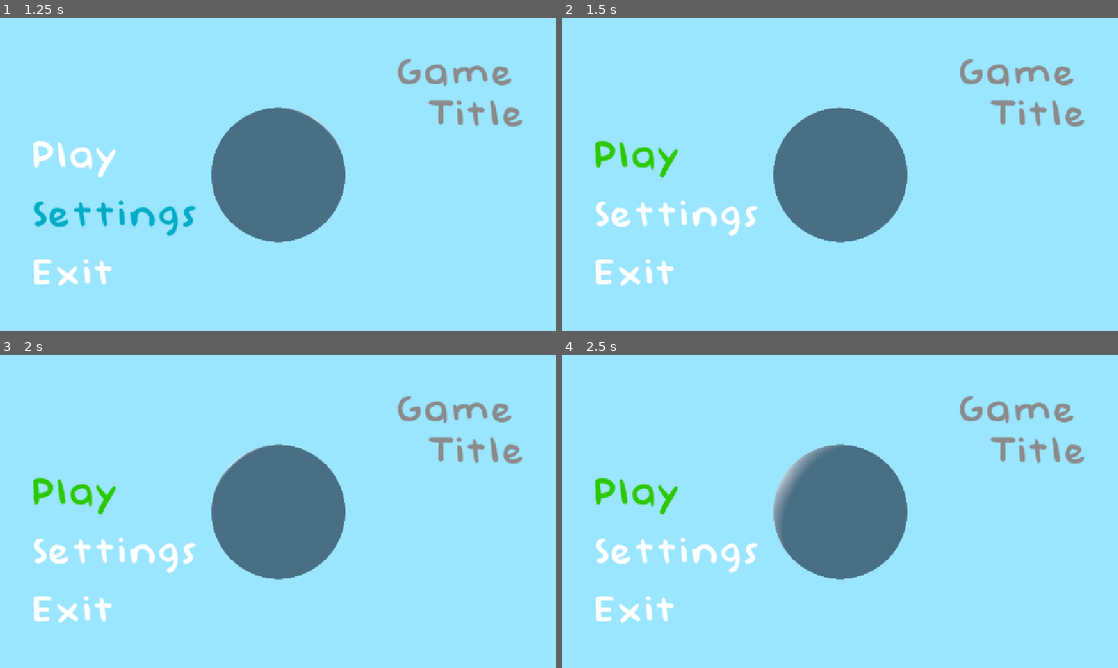
Above: before the commit, frames 1-4 (two rows, left to right).
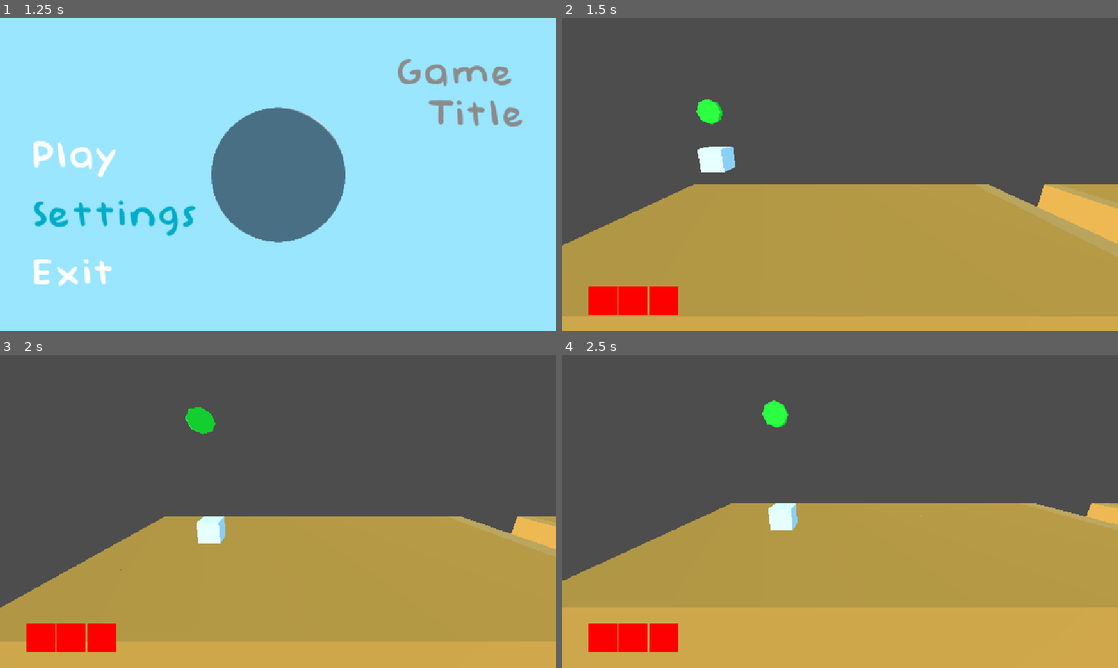
Above: after the commit, the same moments.

Repository: Nof-va/13dt1-nofo
Game: Godot game, scene res://Scenes/main_menu.tscn
Two runs of this game, one before a commit and one after it. Both use one fixed random seed, a clock stepped at 60 frames per second and the inputs below.
Inputs (mouse positions are in pixels of both pictures, inside the frame that each line leads up to):
- Up to frame 1 (1.25 s): click "Settings" at 0.5 s
- Up to frame 2 (1.5 s): click "Play" at 1.25 s
- Up to frame 3 (2 s): no input
- Up to frame 4 (2.5 s): click (634, 495) at 2 s, where only the run before the commit has a clickable "Play"

Frame 1 is identical in both runs. In frame 2, 100% of the frame differs, in the area x 0-100%, y 0-100%; in frame 3, 100%; in frame 4, 100%.

Commit message:
Code conventions 1 + menu

Diff:
--- a/13dt1-big-project/Scenes/in_game_menu.tscn
+++ b/13dt1-big-project/Scenes/in_game_menu.tscn
@@ -18,6 +18,7 @@
 [node name="CanvasLayer" type="CanvasLayer"]
 process_mode = 3
 script = ExtResource("2_2rnyg")
+main_menu = "main_menu.tscn"
 
 [node name="Control" type="Control" parent="."]
 layout_mode = 3
@@ -80,28 +81,6 @@
 custom_minimum_size = Vector2(0, 37.67)
 layout_mode = 2
 
-[node name="Checkpointbtn" type="Button" parent="Control/VBoxContainer"]
-layout_mode = 2
-size_flags_horizontal = 4
-size_flags_vertical = 0
-theme_override_colors/font_hover_pressed_color = Color(0, 0.424667, 0.49, 1)
-theme_override_colors/font_hover_color = Color(0, 0.676, 0.78, 1)
-theme_override_colors/font_color = Color(1, 1, 1, 1)
-theme_override_colors/font_pressed_color = Color(0.62, 0.949333, 1, 1)
-theme_override_fonts/font = ExtResource("1_2rnyg")
-theme_override_font_sizes/font_size = 70
-theme_override_styles/focus = SubResource("StyleBoxEmpty_ucpqp")
-theme_override_styles/disabled = SubResource("StyleBoxEmpty_ixq06")
-theme_override_styles/hover_pressed = SubResource("StyleBoxEmpty_4dmst")
-theme_override_styles/hover = SubResource("StyleBoxEmpty_x3jqx")
-theme_override_styles/pressed = SubResource("StyleBoxEmpty_fu121")
-theme_override_styles/normal = SubResource("StyleBoxEmpty_lgl56")
-text = "Restart From Checkpoint"
-
-[node name="MarginContainer4" type="MarginContainer" parent="Control/VBoxContainer"]
-custom_minimum_size = Vector2(0, 37.67)
-layout_mode = 2
-
 [node name="Restartbtn" type="Button" parent="Control/VBoxContainer"]
 layout_mode = 2
 size_flags_horizontal = 4
@@ -121,6 +100,28 @@
 text = "Restart Level"
 
 [node name="MarginContainer2" type="MarginContainer" parent="Control/VBoxContainer"]
+custom_minimum_size = Vector2(0, 37.67)
+layout_mode = 2
+
+[node name="Checkpointbtn" type="Button" parent="Control/VBoxContainer"]
+layout_mode = 2
+size_flags_horizontal = 4
+size_flags_vertical = 0
+theme_override_colors/font_hover_pressed_color = Color(0, 0.424667, 0.49, 1)
+theme_override_colors/font_hover_color = Color(0, 0.676, 0.78, 1)
+theme_override_colors/font_color = Color(1, 1, 1, 1)
+theme_override_colors/font_pressed_color = Color(0.62, 0.949333, 1, 1)
+theme_override_fonts/font = ExtResource("1_2rnyg")
+theme_override_font_sizes/font_size = 70
+theme_override_styles/focus = SubResource("StyleBoxEmpty_ucpqp")
+theme_override_styles/disabled = SubResource("StyleBoxEmpty_ixq06")
+theme_override_styles/hover_pressed = SubResource("StyleBoxEmpty_4dmst")
+theme_override_styles/hover = SubResource("StyleBoxEmpty_x3jqx")
+theme_override_styles/pressed = SubResource("StyleBoxEmpty_fu121")
+theme_override_styles/normal = SubResource("StyleBoxEmpty_lgl56")
+text = "Return To Main Menu"
+
+[node name="MarginContainer4" type="MarginContainer" parent="Control/VBoxContainer"]
 custom_minimum_size = Vector2(0, 37.67)
 layout_mode = 2
 
--- a/13dt1-big-project/Scenes/main_menu.tscn
+++ b/13dt1-big-project/Scenes/main_menu.tscn
@@ -1,8 +1,9 @@
-[gd_scene load_steps=11 format=3 uid="uid://rs6de330fq8m"]
+[gd_scene load_steps=12 format=3 uid="uid://rs6de330fq8m"]
 
 [ext_resource type="PackedScene" uid="uid://ytmbd0mmgf1v" path="res://Scenes/main_menu_background.tscn" id="1_2cdya"]
 [ext_resource type="Script" uid="uid://dvj1gp3c7m7hh" path="res://Scripts/main_menu.gd" id="1_tf75a"]
 [ext_resource type="FontFile" uid="uid://btb3f2dkr6xkn" path="res://Assets/Fonts/Baby Doll.ttf" id="2_0x5qc"]
+[ext_resource type="PackedScene" uid="uid://3t18mjro8ddi" path="res://Scenes/tut_movement.tscn" id="2_ce3w2"]
 
 [sub_resource type="Environment" id="Environment_y6j1k"]
 background_mode = 1
@@ -23,6 +24,7 @@
 
 [node name="Menu" type="CanvasLayer"]
 script = ExtResource("1_tf75a")
+play = ExtResource("2_ce3w2")
 
 [node name="Background" type="Node3D" parent="."]
 
--- a/13dt1-big-project/Scenes/tut_movement.tscn
+++ b/13dt1-big-project/Scenes/tut_movement.tscn
@@ -6,12 +6,10 @@
 [ext_resource type="PackedScene" uid="uid://rc5fcal65tce" path="res://Scenes/checkpoint.tscn" id="4_ibsu3"]
 [ext_resource type="PackedScene" uid="uid://cdn2sfrfu2sa4" path="res://Scenes/next_level.tscn" id="5_iy6sp"]
 [ext_resource type="MeshLibrary" uid="uid://b6flnivibl80i" path="res://Assets/Textures/world_blocks_v1.tres" id="6_8u3ph"]
+[ext_resource type="PackedScene" uid="uid://cex1rnecp1ak8" path="res://Scenes/tut_door.tscn" id="6_ogaki"]
 
 [sub_resource type="BoxShape3D" id="BoxShape3D_r6gl3"]
 size = Vector3(132.359, 2.41455, 19.8372)
-
-[sub_resource type="Resource" id="Resource_qb2jq"]
-metadata/__load_path__ = "res://Scenes/key_lvl.tscn"
 
 [node name="Node3D" type="Node3D"]
 
@@ -43,7 +41,7 @@
 
 [node name="NextLevel" parent="." instance=ExtResource("5_iy6sp")]
 transform = Transform3D(1, 0, 0, 0, 1, 0, 0, 0, 1, 76.5375, 0.921374, -3.02118)
-next_level = SubResource("Resource_qb2jq")
+next_level = ExtResource("6_ogaki")
 
 [node name="GridMap" type="GridMap" parent="."]
 mesh_library = ExtResource("6_8u3ph")
--- a/13dt1-big-project/Scripts/in_game_menu.gd
+++ b/13dt1-big-project/Scripts/in_game_menu.gd
@@ -2,6 +2,7 @@
 
 @onready var player = $"../Player"
 @onready var tree = get_tree()
+@export var main_menu : String
 var currently_paused = false
 
 func _ready() -> void:
@@ -34,10 +35,7 @@
 
 func _on_checkpointbtn_pressed() -> void:
 	tree.paused = !tree.paused
-	player.position = Global.spawn_point
-	$".".visible = false
-	currently_paused = false
-	Input.set_mouse_mode(Input.MOUSE_MODE_CAPTURED)
+	get_tree().change_scene_to_file("res://Scenes/" + main_menu)
 
 
 func _on_restartbtn_pressed() -> void:
--- a/13dt1-big-project/Scripts/main_menu.gd
+++ b/13dt1-big-project/Scripts/main_menu.gd
@@ -1,15 +1,20 @@
 extends Node
+
+
+@export var play : PackedScene
+@export var settings: PackedScene
+
 
 func _ready():
 	Input.set_mouse_mode(Input.MOUSE_MODE_VISIBLE)
 
 
 func _on_startbtn_pressed() -> void:
-	get_tree().change_scene_to_file("res://Scenes/gameplay.tscn") # Transports user from current scene to gameplay scene
+	get_tree().change_scene_to_packed(play)
 
 
 func _on_settingsbtn_pressed() -> void:
-	get_tree().change_scene_to_file("res://Scenes/gameplay.tscn") # Placeholder allocation
+	get_tree().change_scene_to_file("settings") # Placeholder allocation
 
 
 func _on_exitbtn_pressed() -> void:
--- a/13dt1-big-project/Scripts/unlock_door.gd
+++ b/13dt1-big-project/Scripts/unlock_door.gd
@@ -6,7 +6,8 @@
 @export var door : Node3D
 var collider
 
-func _physics_process(delta: float) -> void:
+
+func _physics_process(_delta: float) -> void:
 
 
 	if raycast.is_colliding():
Not shown: 1 places in 13dt1-big-project/Scenes/in_game_menu.tscn that only renumber resources
